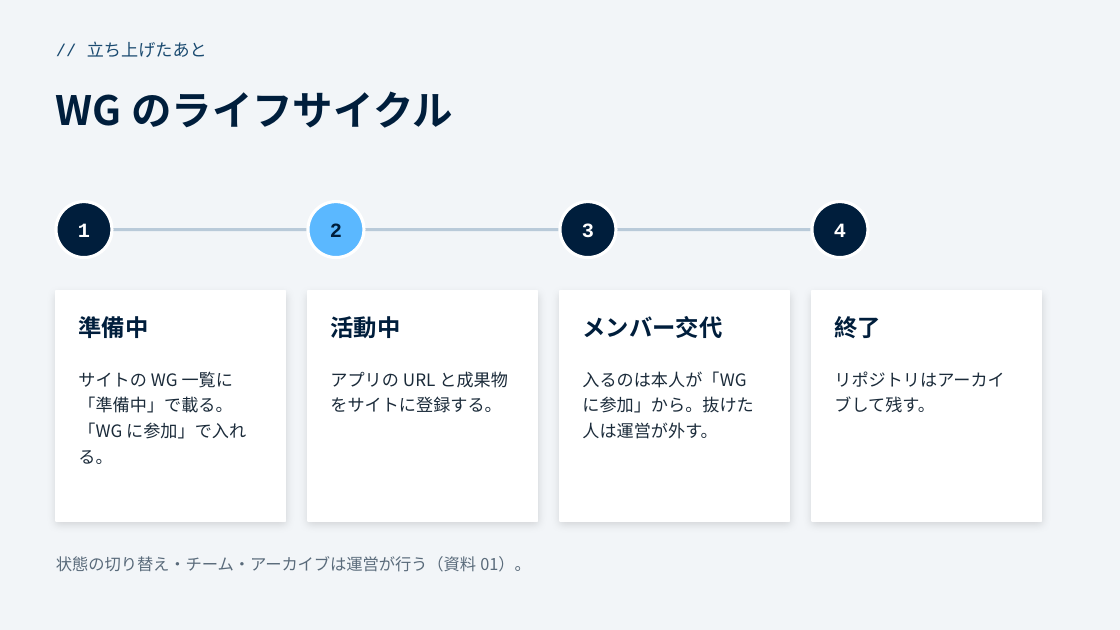
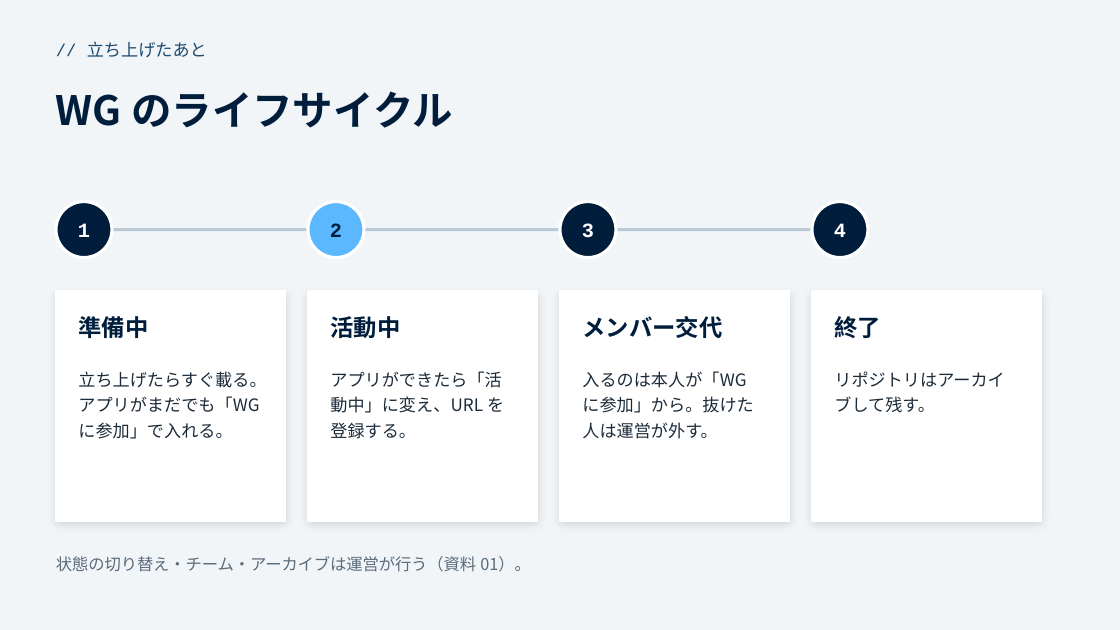
Before and after one commit to funITclub/homepage, a slide deck: slide 6 of docs/WG立ち上げガイド/00_概要.pptx. Drawn at 1120x630 pixels with LibreOffice and Linux fonts; fonts in the diff are those of the drawing. Boxes give left, top, right and bottom in pixels: in the first picture for what was removed or moved away, otherwise in the second. Text is boxed around its words. In the diff, an @@ line names an element or a change of style, - is before the commit and + after.

```diff
--- a/docs/WG立ち上げガイド/00_概要.pptx
+++ b/docs/WG立ち上げガイド/00_概要.pptx
@@ text at (78,371,266,439): text changed @@
-サイトの WG 一覧に「準備中」で載る。「WG に参加」で入れる。
+立ち上げたらすぐ載る。アプリがまだでも「WG に参加」で入れる。
@@ text at (330,371,504,439): text changed @@
-アプリの URL と成果物をサイトに登録する。
+アプリができたら「活動中」に変え、URL を登録する。
```
Also in this commit, not shown: 1 other slide changed, 4 other files.
